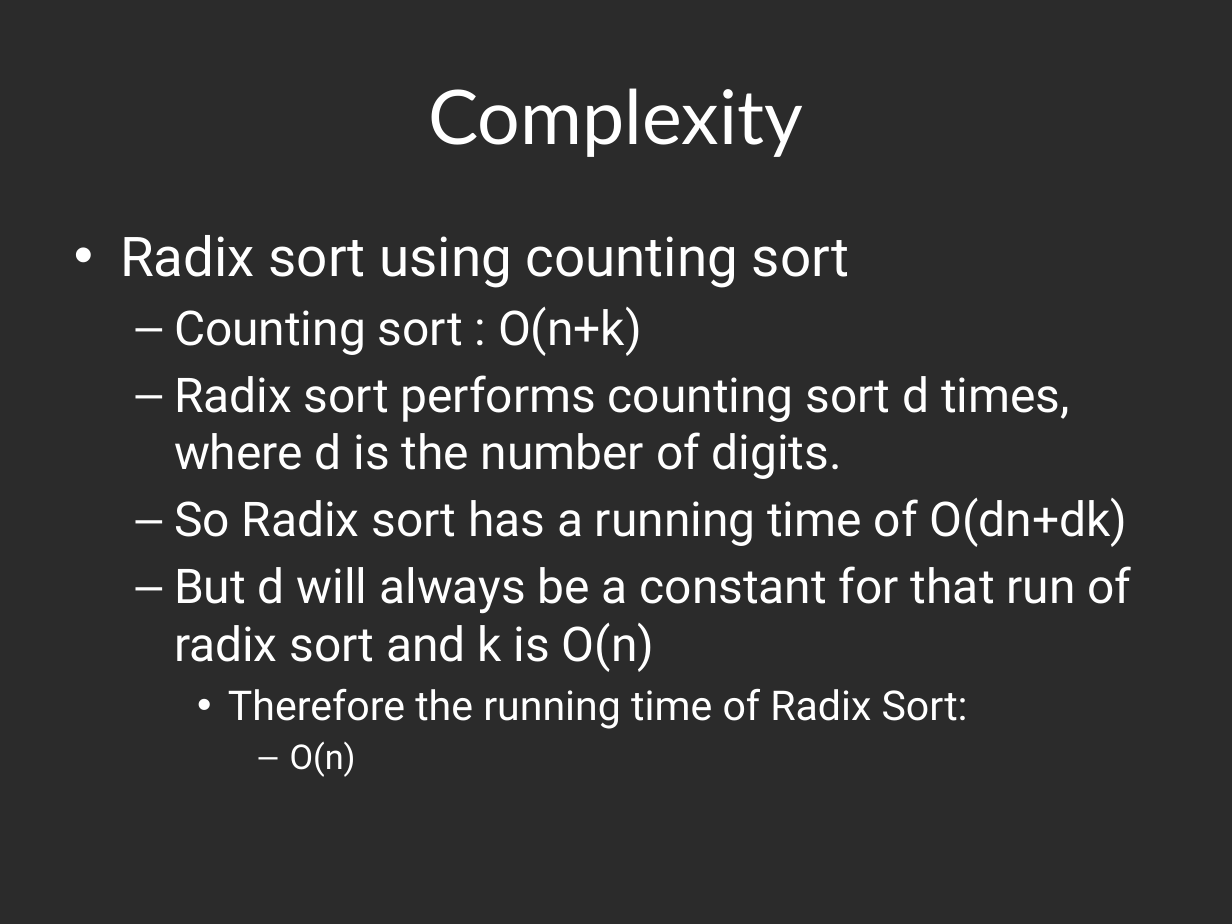
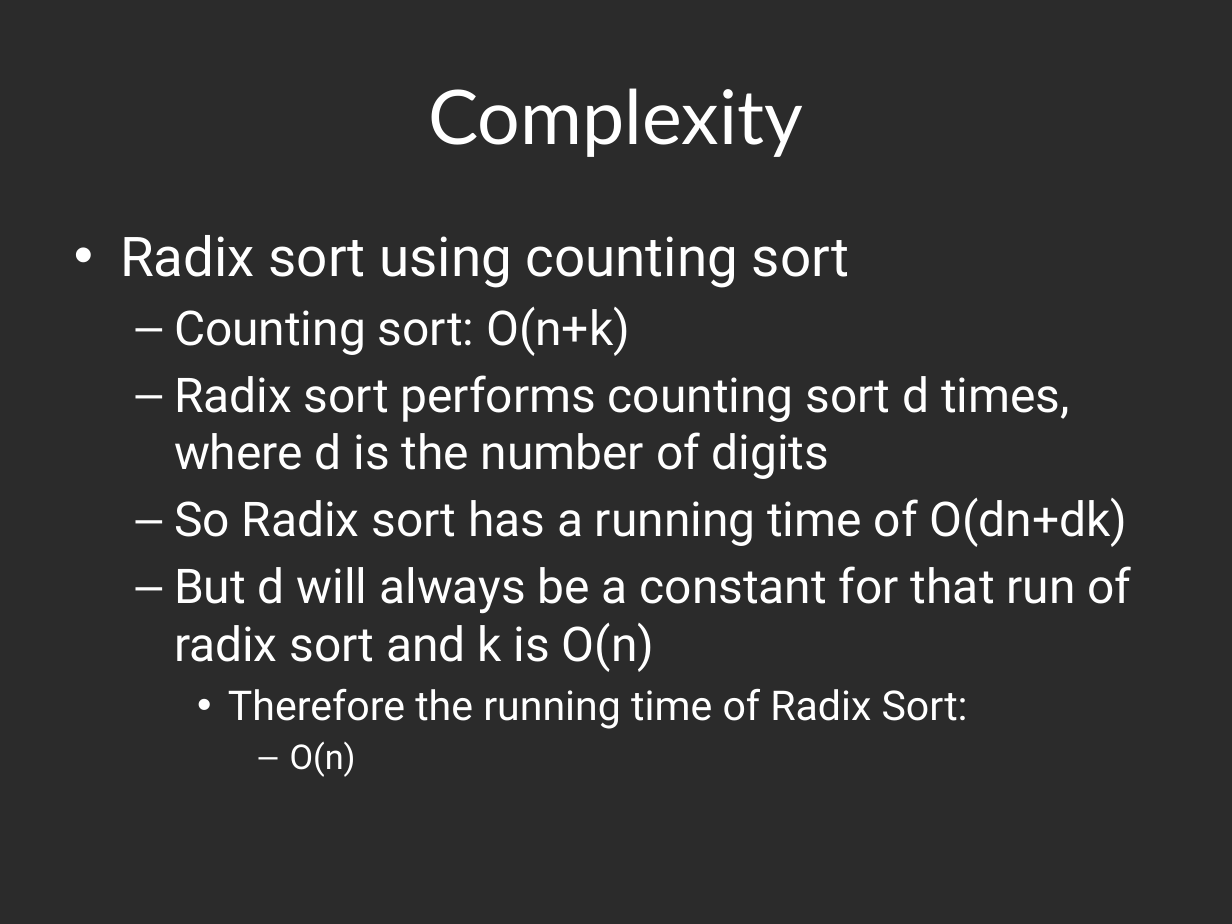
Before and after one commit to hyoshid1/project375, a slide deck: slide 5 of presentation_DRAFT.pptx. Drawn at 1232x924 pixels with LibreOffice and Linux fonts; fonts in the diff are those of the drawing; background and template pictures are left out; a plain dark background stands for a picture behind light text. Boxes give left, top, right and bottom in pixels: in the first picture for what was removed or moved away, otherwise in the second. Text is boxed around its words. In the diff, an @@ line names an element or a change of style, - is before the commit and + after.

```diff
--- a/presentation_DRAFT.pptx
+++ b/presentation_DRAFT.pptx
@@ text at box(174, 307, 1070, 479): text changed @@
-  – Counting sort : O(n+k)
-  – Radix sort performs counting sort d times, where d is the number of digits.
+  – Counting sort: O(n+k)
+  – Radix sort performs counting sort d times, where d is the number of digits
```
Also in this commit, not shown: 1 other slide changed.
